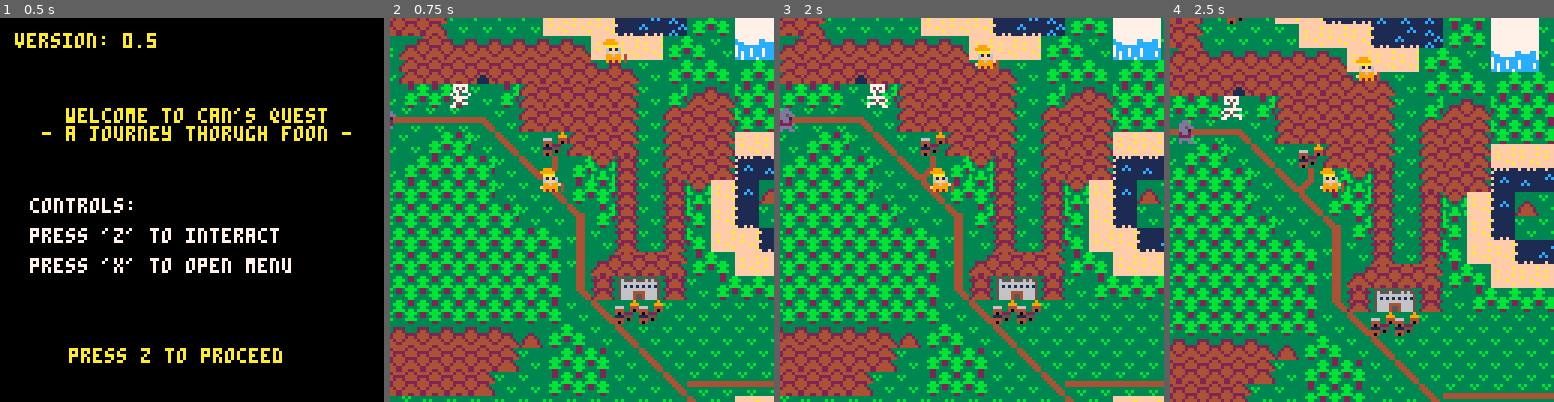
Above: before the commit, frames 1-4 (left to right).
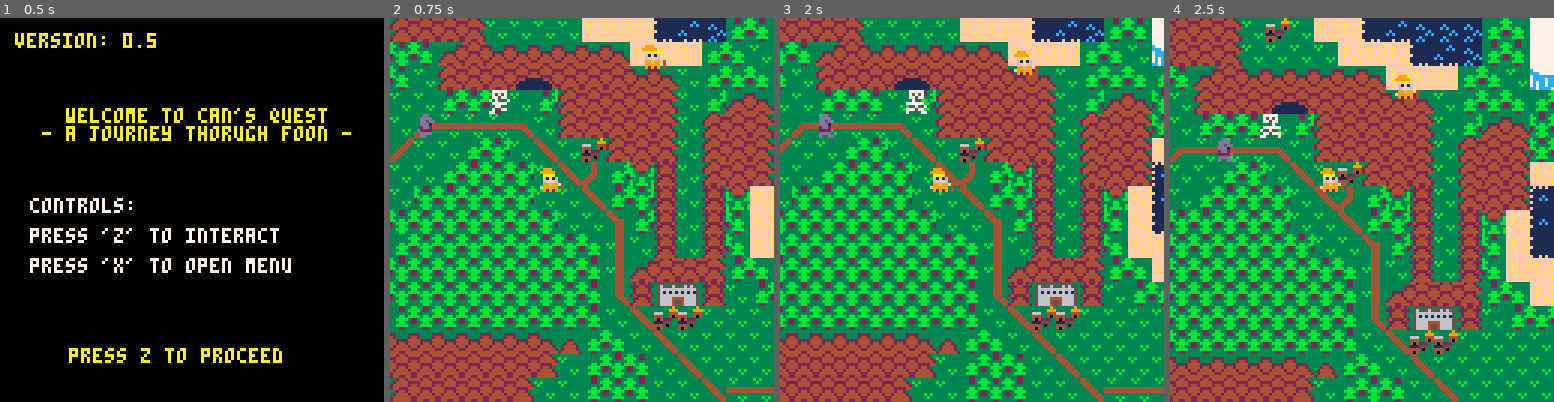
Above: after the commit, the same moments.

Repository: bigbadbones/cannsjourney
Game: PICO-8 cartridge foon.p8
Same seed, same stepped clock (60 frames per second), same inputs: the game is played once before the commit and once after it.
Inputs:
- Up to frame 1 (0.5 s): tap X (X key) at 0.33 s
- Up to frame 2 (0.75 s): tap O (Z key) at 0.7 s
- Up to frame 3 (2 s): tap X (X key) at 1.07, 1.85 s; hold Right from 1.6 s (still down); tap O (Z key) at 1.7 s
- Up to frame 4 (2.5 s): release Right at 2.1 s; tap O (Z key) at 2.1 s; hold Up 2.15-2.42 s; hold Right from 2.47 s (still down)

Frame 1 is identical in both runs. In frame 2, 60% of the frame differs, in the area x 0-100%, y 0-100%; in frame 3, 60%; in frame 4, 62%.

Commit message:
began supporting cave dungeon

Diff:
--- a/foon.p8
+++ b/foon.p8
@@ -111,8 +111,8 @@
 	sy = 25
 	celw = 12
 	celh = 6
-	mapxoffset = -245
-	mapyoffset = -130
+	mapxoffset = -8 * 29
+	mapyoffset = -8 * 16
 	world="overworld"
  inittext()
  initnpcs()
@@ -365,18 +365,6 @@
 
 end
 
-
-function updatetext()
- stringstodraw = {}
- for s=1,#stringlist do
-  string = stringlist[s]
-	 if (string[3] <=currtime) then
-	 	del(stringlist,string)
-	 else
-	  add(stringstodraw,string)
-	 end
-	end
-end
 -->8
 
 canhealth = {1,1}
@@ -876,6 +864,9 @@
   end
 
 end
+
+
+function wait(a) for i = 1,a do flip() end end
 -->8
 
 outside_hoggsface = {37,21,37,21}
@@ -886,15 +877,79 @@
 outside_furlingshire = {31,34,37,34}
 outside_terrakis = {22,29,23,29}
 outside_jizzleknob = {52,21,53,21}
+outside_cave = {34,18,35,18}
+
 
 
 
 nr_of_towns =8
 towns ={}
 
+nr_of_cavelevels =1
+towns ={}
+
+
+cavelevel = 1
+
+cavelevels ={}
+cavelevels[1] ={}
+cavelevels[1].floor =
+{
+{120,37},
+{121,37},
+{120,36},
+{121,36},
+{120,35},
+{121,35},
+{120,34},
+{121,34},
+{120,33},
+{121,33},
+{120,32},
+{121,32},
+{120,31},
+{121,31},
+{120,30},
+{121,30},
+{120,29},
+{121,29},
+{120,28},
+{121,28},
+{120,27},
+{121,27},
+{120,26},
+{121,26},
+{120,25},
+{121,25},
+{120,24},
+{121,24}
+}
+…(4 lines of a section not shown)…
+function init_cavelems()
+
+ for n=1,nr_of_cavelevels do
+  add(cavelevels,{})
+  cavelevels[n].nr_of_elems = 4
+		cavelevels[n].elems ={}
+		cavelevels[n].elems =
+		{
+		{67,120,38,"exit",1},
+		{67,121,38,"exit",1},
+		{67,120,39,"exit",1},
+		{67,121,39,"exit",1}
+		}
+ end
+
+
+
+end
+
 
 function init_mapelems()
-
+init_cavelems()
  for n=1,nr_of_towns do
   add(towns,{})
   towns[n].nr_of_elems = 0
@@ -999,14 +1054,12 @@
 
 
 
-function draw_mapelems()
- if not (world=="overworld")and
- towns[townid] then
-  for n=1, towns[townid].nr_of_elems do
-   elem =towns[townid].elems[n]
+function draw_caveelems()
+  if cavelevels[cavelevel]then
+  for n=1,cavelevels[cavelevel].nr_of_elems do
+   elem = cavelevels[cavelevel].elems[n]
    spr(elem[1],
    (elem[2]-cellx) *8+sx,
-
    (elem[3]-celly) *8+sy)
   end
 
@@ -1014,8 +1067,41 @@
 
 end
 
+
+function draw_mapelems()
+ if not (world=="overworld") then
+  if  (world=="cave") then
+  	draw_caveelems()
+  elseif towns[townid] then
+   for n=1, towns[townid].nr_of_elems do
+    elem =towns[townid].elems[n]
+    spr(elem[1],
+    (elem[2]-cellx) *8+sx,
+    (elem[3]-celly) *8+sy)
+   end
+	 end
+	end
+
+end
+
 function updatemapinteracts()
-if not (world=="overworld") then
+if not (world=="overworld")
+and (world=="cave")  then
+  for n=1,cavelevels[cavelevel].nr_of_elems do
+   local elem = cavelevels[cavelevel].elems[n]
+   if (isplayerintersecting
+   ((( elem[2]-cellx) *8+sx),
+    (( elem[3]-celly) *8+sy))
+   )
+    then
+   	 if  elem[4] and elem[5] then
+   	 townid = elem[5]
+    	teleport(elem[4])
+    	break
+   	end
+   end
+  end
+elseif not (world=="overworld") then
   for n=1,towns[townid].nr_of_elems do
    local elem = towns[townid].elems[n]
    if (isplayerintersecting
@@ -1087,6 +1173,21 @@
  	can.y = 70
  	world="town"
  	teleportworked = true
+
+
+ elseif location =="cave" then
+ 	cellx = 113
+ 	celly = 23
+ 	sx = 0
+ 	sy = 0
+ 	celw = 20
+ 	celh = 20
+ 	can.x = 58
+ 	can.y = 109
+ 	world="cave"
+ 	clearlevel()
+ 	loadlevel()
+ 	teleportworked = true
 	end
 
 	if teleportworked then
@@ -1118,7 +1219,7 @@
 	return false
 end
 
-function processteleport(isexit)
+function processteleport()
  x = can.x
  y = can.y
  if world == "overworld" then
@@ -1151,16 +1252,16 @@
  elseif xywithin(x,y,outside_jizzleknob) then
   townid = 8
   teleport("town")
-
-
-
- end
-
-end
-
-
-
--->8
+ elseif xywithin(x,y,outside_cave) then
+  caveid = 1
+  teleport("cave")
+
+ end
+
+end
+
+
+
 function drawmap()
 
  if world == "overworld" then
@@ -1186,7 +1287,33 @@
 
 end
 -->8
-function wait(a) for i = 1,a do flip() end end
+
+
+function clearlevel()
+	for x=113,127 do
+ 	for y=23,38 do
+ 		mset( x, y, 83 )
+ 	end
+	end
+	mset(120,38, 18)
+	mset(121,38, 18)
+end
+
+
+function generatelevel()
+
+end
+
+function loadlevel ()
+	for i=1, #cavelevels[cavelevel].floor do
+		clevel = cavelevels[cavelevel].floor[i]
+		mset(clevel[1], clevel[2], 100 )
+	end
+end
+
+
+-->8
+
 -->8
 
 function kill(id)
@@ -1309,7 +1436,7 @@
  npcs[5].frames = {103,103,104,104}
  npcs[5].x= 45*8
  npcs[5].y= 53*8
- npcs[5].name = "tradesman"
+ npcs[5].name = "tradesme"
  npcs[5].randommoves = false
  npcs[5].path={
  {45*8,53*8},
@@ -1637,7 +1764,7 @@
 
 
 __gff__
-0101000000000001010101010101010101010001020200010101000100010101020101010000000101010101010101010000000000000000000000000000000000000006000000808080808080000000010101000000008080808080800000000000000200000080808080000000000001000001000000808000000000000000
+0101000000000001010101010101010101010001020200010101000100010101020101010000000101010101010101010000000000000000000000000000000000000006000000808080808080000000010101010000008080808080800000000000000200000080808080020200000001000001000000808000000000000000
 0000000000000000000000000000000000000000000000000000000000000000000000000000000000000000000000000000000000000000000000000000000000000000000000000000000000000000000000000000000000000000000000000000000000000000000000000000000000000000000000000000000000000000
 __map__
 1e1e1e1e1e1e1e1e1e1e1e1e1e1e1e1e1e1e2e1e1e1e1e1e1e1e1e1e1e1e01010101010101010101010101010101010101010101013c013c3c3c3c3c3c3c3c3c3c3c3c3c0000000000000000000000000000000000000000000000000000000000000000000000000000000000000000000000000a2b2b2b2b2b2b2b2b2b2b0c
@@ -1658,47 +1785,47 @@
 1e1e1e1e1e1e1e1e1e1e1e1e1e1e1e1e2f12123c1d1e1e1e1e0e0e0e1e1e1e1e1f1220121616272818181804060101121201011d1e0f0101181818181818181818181818181818181818181818181818181818181818181818181818181800000000000000000000000000000000000000000000000000000012120000000000
 1e1e1e1e1e1e1e1e1e1e1e1e1e1e1e2f12123b121d2e2e1e1e1e1e1e102d1e1e1f1212121216161627281824260101121201011d1e1f0101120d0f12181818180d0e0e0e0e0e18181818181818181818181818181818181818181818181800000000000000000000000000000000000000000000000000000012120000000000
 1e1e1e1e1e1e1e1e1e1e1e1e1e1e2f12123b120d1e123b1d1e1e1e103030260d1e0e0e0e0e0e0f1616160406122123121201011d1e1f210104101006181818181d1e1e1e1e1e0f181818181818181818181818181818181818181818181800000000000000000000000000000000000000000000000000000000000000000000
-1e1e1e1e1e1e1e1e1e1e1e1e1e1f12123b120d2f123b121d1e1f10303026121d1e1e731e1e1e1e0e0f120405060405061221231d1e1f1223243030261818180d1e1e1e1e1e1e1f181818181818181818181818181818181818181818181800000000000000000000000000000000000000000000000000000000000000000000
+1e1e1e1e1e1e1e1e1e1e1e1e1e1f12123b120d2f123b121d1e1f10303026121d1e1e6b6c1e1e1e0e0f120405060405061221231d1e1f1223243030261818180d1e1e1e1e1e1e1f181818181818181818181818181818181818181818181800000000000000000000000000000000000000000000000000000000000000000000
 1e1e1e1e1e1e1e1e1e1e1e1e1e1f123d120d1e123b12121d1e2f252526121224252612241d1e1e1e1f12040d0f30302612120d1e1e2f1204123030301818181d1e1e1e1e1e1e1e0f1818181818181818181818181818181818181818181800000000000000000000000000000000000000000000000000000000000000000000
-1e1e1e1e1e1e1e1e1e1e1e1e1e1f12330d2f123b12120d1e2f12121212121c3131311a121d1e1e1e1f121d1e1f25252620122d2e2f120430303030301818181010101e1e1e1e2f181818181818181818181818181818181818181818181800000000000000000000000000000000000000000000000000000000000000000000
-1e1e1e1e1e1e1e1e1e1e1e1e1e1f123e12123b12120d1e2f12123b3f123b12120430123a12201d1e1f121d1e1f161616161212121415303030303018181804303030102e2e2e2f181818181818181818181818181818181818181818181800000000000000000000000000000000000000000000000000000000000000000000
+1e1e1e1e1e1e1e1e1e1e1e1e1e1f12330d2f123b12120d1e2f12121212121c3131311a121d1e1e1e1f121d1e1f25252620122d2e2f120430303030301818181010101e1e1e1e2f18181818181818181818181818181818181818181818180000000000000000000000000000000000000000000000000000000000000000004c
+1e1e1e1e1e1e1e1e1e1e1e1e1e1f123e12123b12120d1e2f12123b3f123b12120430123a12201d1e1f121d1e1f161616161212121415303030303018181804303030102e2e2e2f181818181818181818181818181818181818181818181800000000000000000000000000000000000000000000000000000000004c00000000
 1e1e1e1e1e1e1e1e1e1e1e1e1e1e12123a3d12120d1e2f12123b123e3b121204303030123a3c04100b121d1e1f0708091616121212121212301818181212243030252506181818181818181818181818181818181818181818181818181800000000000000000000000000000000000000000000000000000000000000000000
-1e1e1e1e1e1e1e1e1e1e1e1e1e1e0e0f123a12122d2f12123b1212121212303030303012123a24300b120b1016171b120916121212121212301812121212242526121218181818181818181818181818181818181818181818181818181800000000000000000000000000000000000000000000000000000000000000000000
-1e1e1e1e1e1e1e1e1e1e1e1e1e1e1e1e0f123a121212123b120d0d0f123030303030303012123f240b120b26162712121916121212121212181812121212121212121818181818181818181818181818181818181818181818181818181800000000000000000000000000000000000000000000000000000000000000000000
-1e1e1e1e1e1e1e1e1e1e1e1e1e1e1f10100f123f12123b120d1e1e2f0f04303030303030300633120b120b06161627282916040612121212181212040505050612121818181818181818181818181818181818181818181818181818181800000000000000000000000000000000000000000000000000000000000000000000
-1e1e1e1e1e1e1e1e1e1e1e1e1e1e1f24262d0f3312123a12122d1e1010303030303030303026330d1e1e1f24061616161616042612121212181212243030302614151212181818181818181818181818181818181818181818181818181800000000000000000000000000000000000000000000000000000000000000000000
-1e1e1e1e1e1e1e1e1e1e101e1e1e1e123a12123c1212123a12122d0f303030303030303030263e0b14150b12240505050505261212121212182012121224261212331212181818181818181818181818181818181818181818181818181800000000000000000000000000000000000000000000000000000000000000000000
-1e1e1e1e1e1e1e1e1e10301e1e1e1e06123f3b12120d2f123a12121e1f242525252525252526123a202012121212121212121212121c3131313131313131313131371218181818181818181818181818181818181818181818181818181800000000000000000000000000000000000000000000000000000000000000000000
-1e1e1e1e1e1e1e1f103030102d1e2430063312120d1f1415123f122d1e0e0e0e0e0e0e0f1b0406123a12121212121212121212123b120406121212121212121818181818181818181818181818181818181818181818181818181818181800000000000000000000000000000000000000000000000000000000000000000000
-1e1e1e1e1e1e1f10303030051d1e1f302633120d1e1f1231123e12122d1e1e1e1e1e1e2f12043026123a1212121212121212123d12040506181818181818181818181818181818181818181818181818181818181818181818181818181800000000000000000000000000000000000000000000000000000000000000000000
-1e1e1e1e1e1e1f30303030061d1e1f302633122d1e1e0e0e0e123a12122d1e1e1e1e2f121224252612123a31313131313131313612121212181818181818181818181818181818181818181818181818181818181818181818181818181800000000000000000000000000000000000000000000000000000000000000000000
-…(30 lines of a section not shown)…
+1e1e1e1e1e1e1e1e1e1e1e1e1e1e0e0f123a12122d2f12123b1212121212303030303012123a24300b120b1016171b120916121212121212301812121212242526121218181818181818181818181818181818181818181818181818181800000000000000000000000000000000000000535353535353535353535353535353
+1e1e1e1e1e1e1e1e1e1e1e1e1e1e1e1e0f123a121212123b120d0d0f123030303030303012123f240b120b26162712121916121212121212181812121212121212121818181818181818181818181818181818181818181818181818181800000000000000000000000000000000000000535353535353535353535353535353
+1e1e1e1e1e1e1e1e1e1e1e1e1e1e1f10100f123f12123b120d1e1e2f0f04303030303030300633120b120b06161627282916040612121212181212040505050612121818181818181818181818181818181818181818181818181818181800000000000000000000000000000000000000535353535353535353535353535353
+1e1e1e1e1e1e1e1e1e1e1e1e1e1e1f24262d0f3312123a12122d1e1010303030303030303026330d1e1e1f24061616161616042612121212181212243030302614151212181818181818181818181818181818181818181818181818181800000000000000000000000000000000000000535353535353535353535353535353
+1e1e1e1e1e1e1e1e1e1e101e1e1e1e123a12123c1212123a12122d0f303030303030303030263e0b14150b12240505050505261212121212182012121224261212331212181818181818181818181818181818181818181818181818181800000000000000000000000000000000000000646464646464646464646464646464
+1e1e1e1e1e1e1e1e1e10301e1e1e1e06123f3b12120d2f123a12121e1f242525252525252526123a202012121212121212121212121c3131313131313131313131371218181818181818181818181818181818181818181818181818181800000000000000000000000000000000000000646464646464646464646464646464
+1e1e1e1e1e1e1e1f103030102d1e2430063312120d1f1415123f122d1e0e0e0e0e0e0e0f1b0406123a12121212121212121212123b120406121212121212121818181818181818181818181818181818181818181818181818181818181800000000000000000000000000000000000000646464646464646464646464646464
+1e1e1e1e1e1e1f10303030051d1e1f302633120d1e1f1231123e12122d1e1e1e1e1e1e2f12043026123a1212121212121212123d12040506181818181818181818181818181818181818181818181818181818181818181818181818181800000000000000000000000000000000000000646464646464646464646464646464
+1e1e1e1e1e1e1f30303030061d1e1f302633122d1e1e0e0e0e123a12122d1e1e1e1e2f121224252612123a31313131313131313612121212181818181818181818181818181818181818181818181818181818181818181818181818181800000000000000000000000000000000000000646464646464646464646464646464
+…(30 lines of a section not shown)…
Not shown, changed: 37 lines of the sprite sheet (__gfx__) section of foon.p8
Not shown, changed: page.js
